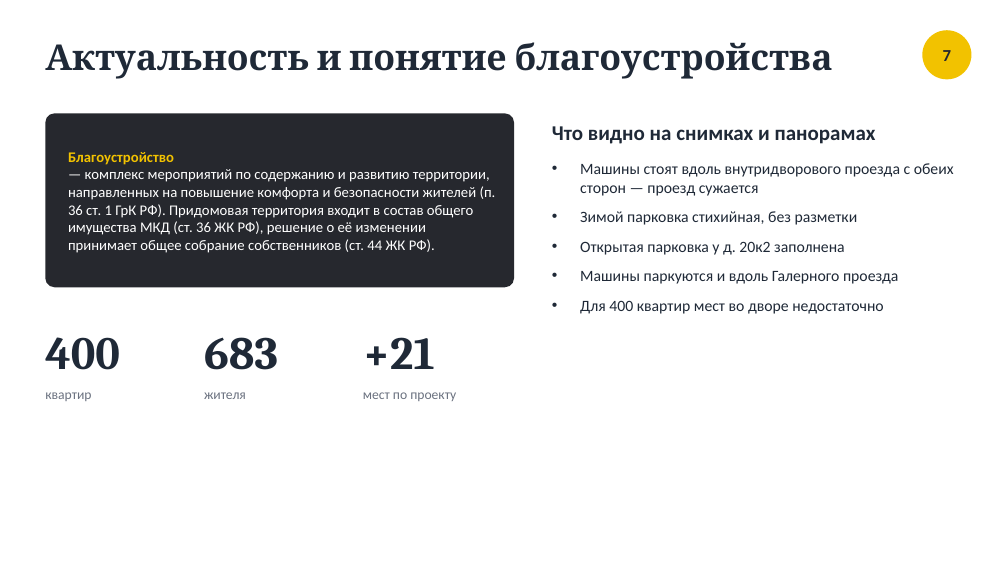
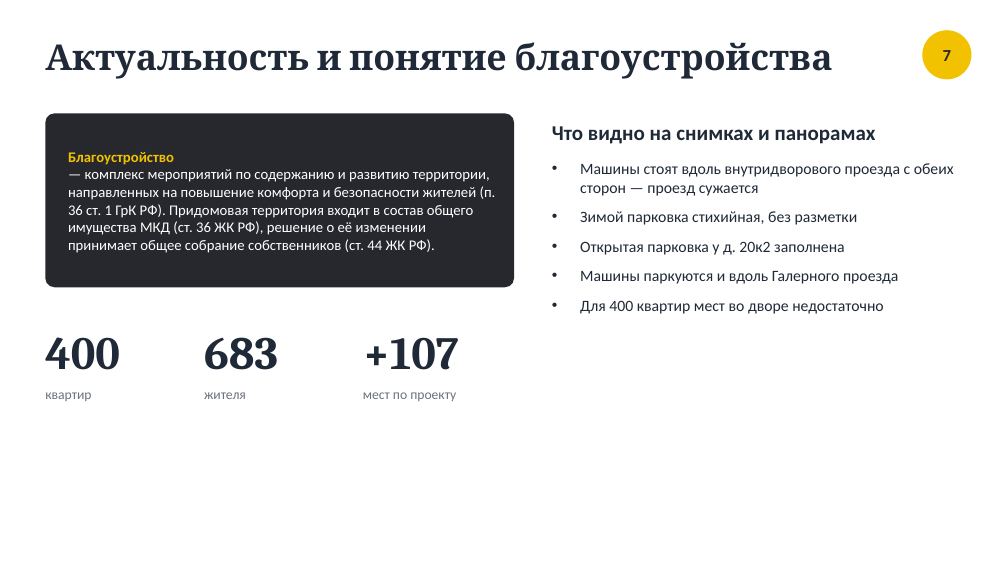
Before and after one commit to shortisshow-prog/mirigrushek, a slide deck: slide 7 of parking/Парковка_Нахимова_20.pptx. Drawn at 1008x567 pixels with LibreOffice and Linux fonts; fonts in the diff are those of the drawing. Boxes give left, top, right and bottom in pixels: in the first picture for what was removed or moved away, otherwise in the second. Text is boxed around its words. In the diff, an @@ line names an element or a change of style, - is before the commit and + after.

```diff
--- a/parking/Парковка_Нахимова_20.pptx
+++ b/parking/Парковка_Нахимова_20.pptx
@@ text at [363, 337, 459, 370]: text changed @@
-+21
++107
```
Also in this commit, not shown: 8 other slides changed, 2 slides added, 1 slide removed, 7 other files.
